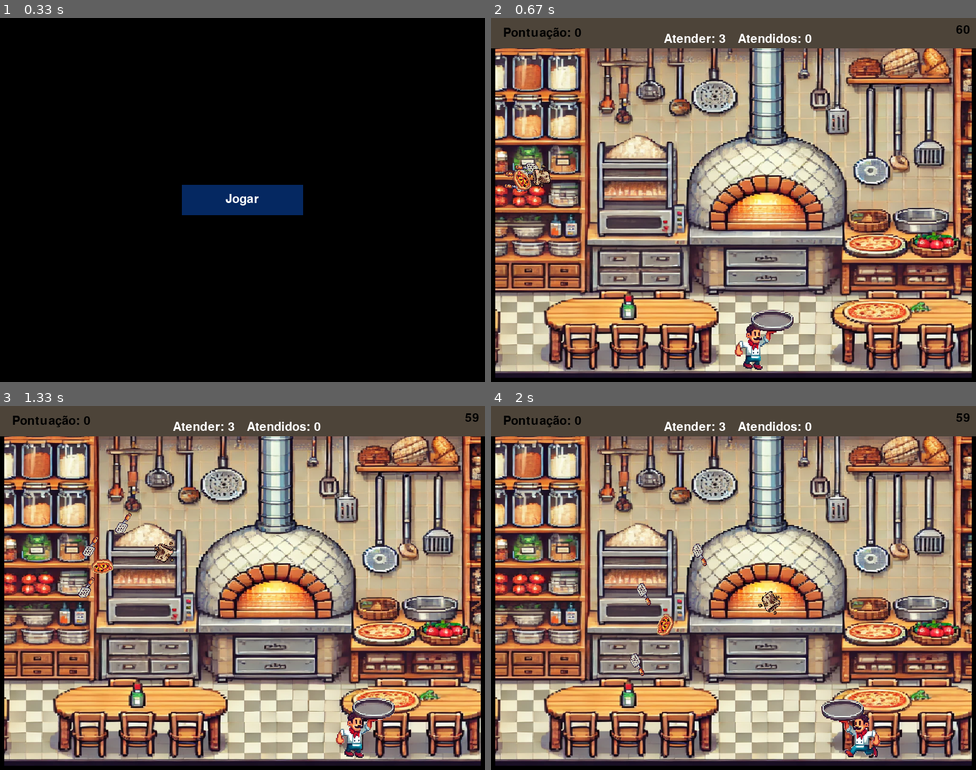
Above: before the commit, frames 1-4 (two rows, left to right).
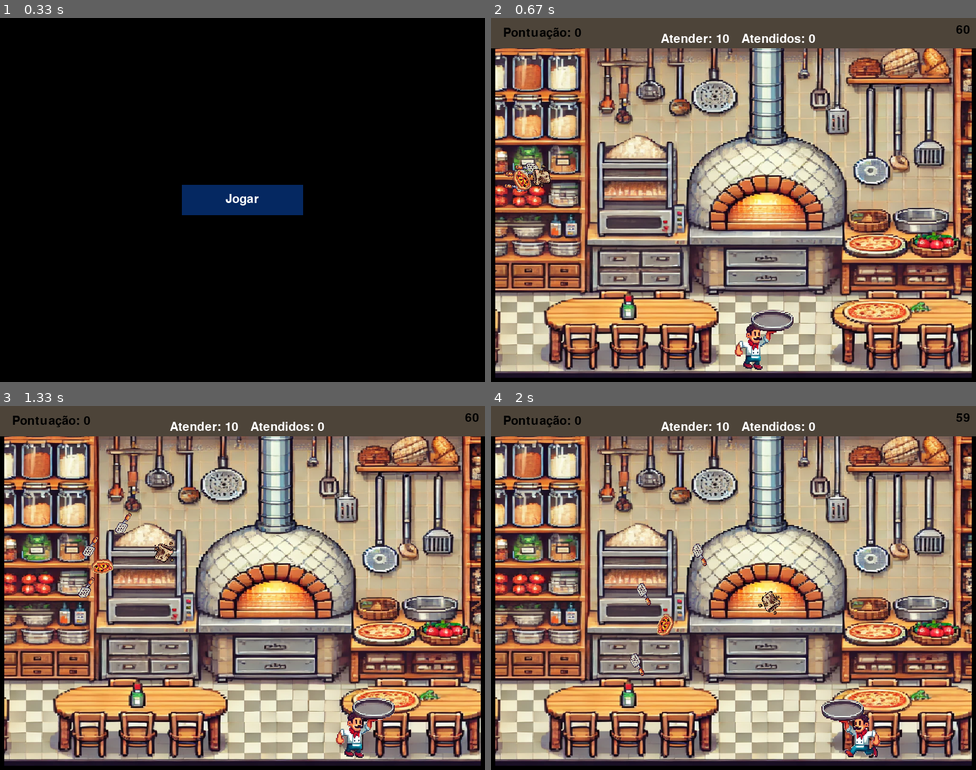
Above: after the commit, the same moments.

Repository: WesleyGCO/Pizza-Panic
Game: pygame game, started from src/main.py
Same seed, same stepped clock (60 frames per second), same inputs: the game is played once before the commit and once after it.
Inputs (mouse positions are in pixels of both pictures, inside the frame that each line leads up to):
- Up to frame 1 (0.33 s): no input
- Up to frame 2 (0.67 s): click "Jogar" at 0.38 s
- Up to frame 3 (1.33 s): hold Right 0.67-1.13 s; move the mouse to (223, 602) at 0.7 s; hold Right from 1.17 s (still down)
- Up to frame 4 (2 s): release Right at 1.63 s; hold Left from 1.67 s (still down)

Frame 1 is identical in both runs. In frame 2, 0.4% of the frame differs, in the area x 35-67%, y 4-7%; in frame 3, 0.4%, in the area x 35-99%, y 2-7%; in frame 4, 0.4%.

Commit message:
Ajustado serviço de contagem regressiva

Diff:
--- a/src/adapters/primary/pygame_input_adapter.py
+++ b/src/adapters/primary/pygame_input_adapter.py
@@ -22,3 +22,6 @@
         return True
     else:
         return False
+
+def mouse_posicao():
+    return pygame.mouse.get_pos()
--- a/src/adapters/primary/ui/fase_ui.py
+++ b/src/adapters/primary/ui/fase_ui.py
@@ -23,9 +23,6 @@
 
         menu_borda_ui(self.tela_altura, self.tela_largura)
 
-
-
-
         personagem_servico.desenhar_personagem(fase_model.personagem, sprite)
 
         tempo_servico.atualizar_contador(fase_model.personagem, self.posicao_x_texto, self.posicao_y_texto)
--- a/src/adapters/primary/ui/menu_fase_ui.py
+++ b/src/adapters/primary/ui/menu_fase_ui.py
@@ -30,7 +30,7 @@
         self.botao_voltar_menu = pygame_output_adapter.criar_retangulo(botao_posicao_x, botao_posicao_y + 2 * (botao_altura + espaco_entre_botoes), botao_largura, botao_altura)
 
         # Cores dos botões
-        self.cor_botao_hover = (5, 40, 97)
+        self.cor_botao_hover = (15, 99, 245)
         self.cor_botao_normal = (5, 40, 97)
 
     def renderizar_menu_fase(self):
@@ -49,8 +49,17 @@
             botao (pygame.Rect): Retângulo representando o botão.
             texto (str): Texto a ser exibido no botão.
         """
+
+        mouse_pos = pygame_input_adapter.mouse_posicao()
+
+        # Verificar se o mouse está sobre o botão
+        if botao.collidepoint(mouse_pos):
+            cor_atual = self.cor_botao_hover
+        else:
+            cor_atual = self.cor_botao_normal
+
         # Desenhar o botão
-        pygame_output_adapter.desenhar_botao_retangulo(self.cor_botao_normal, botao)
+        pygame_output_adapter.desenhar_botao_retangulo(cor_atual, botao)
 
         # Centralizar o texto no botão
         texto_renderizado = pygame_output_adapter.renderizar_texto(texto)
--- a/src/adapters/primary/ui/menu_inicial_ui.py
+++ b/src/adapters/primary/ui/menu_inicial_ui.py
@@ -9,13 +9,24 @@
         botao_posicao_x = (tela_largura - botao_largura) // 2
         botao_posicao_y = (tela_altura - botao_altura) // 2
         self.botao_jogar = pygame_output_adapter.criar_retangulo(botao_posicao_x, botao_posicao_y, botao_largura, botao_altura)
-        self.cor_botao_hover = (5, 40, 97)
+        self.cor_botao_hover = (15, 99, 245)
         self.cor_botao_normal = (5, 40, 97)
 
     def renderizar_menu_inicial(self):
         pygame_output_adapter.tocar_som("menu_inicial")
-        pygame_output_adapter.desenhar_botao_retangulo(self.cor_botao_normal, self.botao_jogar)
+
+        mouse_pos = pygame_input_adapter.mouse_posicao()
+
+        # Verificar se o mouse está sobre o botão
+        if self.botao_jogar.collidepoint(mouse_pos):
+            cor_atual = self.cor_botao_hover
+        else:
+            cor_atual = self.cor_botao_normal
+
+        pygame_output_adapter.desenhar_botao_retangulo(cor_atual, self.botao_jogar)
+
         texto_botao = pygame_output_adapter.renderizar_texto("Jogar")
+
         largura_texto, altura_texto = texto_botao.get_size()
         posicao_x_texto = self.botao_jogar.x + (self.botao_jogar.width - largura_texto) // 2
         posicao_y_texto = self.botao_jogar.y + (self.botao_jogar.height - altura_texto) // 2
--- a/src/adapters/primary/use_cases/gerenciar_fase.py
+++ b/src/adapters/primary/use_cases/gerenciar_fase.py
@@ -24,9 +24,10 @@
         Fase: Instância da classe Fase.
     """
     tempo_inicial = 60  # Tempo padrão inicial para todas as fases
-    pedido = 3 + (numero_fase - 1) * 5  # Quantidade de pedidos necessária para completar a fase
+    pedido = 10 + (numero_fase - 1) * 5  # Quantidade de pedidos necessária para completar a fase
+    tempo_fase_comeca = pygame_output_adapter.devolve_tempo()
 
-    return Fase(numero_fase, personagem, itens_ruins, tempo_inicial, pedido)
+    return Fase(numero_fase, personagem, itens_ruins, tempo_inicial, pedido, tempo_fase_comeca)
 
 def iniciar_fase(menu_fase, jogo_model, jogo_ui, fase_ui, item_servico, personagem_servico, tempo_servico, largura_tela, altura_tela):
     """
--- a/src/application/models/Fase.py
+++ b/src/application/models/Fase.py
@@ -1,5 +1,5 @@
 class Fase:
-    def __init__(self, numero, personagem, itens_ruins, tempo_inicial, pedido):
+    def __init__(self, numero, personagem, itens_ruins, tempo_inicial, pedido, tempo_fase_comeca):
         self.numero = numero
         self.concluida = False
         self.perdida = False
@@ -8,6 +8,7 @@
         self.tempo_inicial = tempo_inicial
         self.pedido_coletado = 0
         self.pedido = pedido
+        self.tempo_fase_comeca = tempo_fase_comeca
 
     def concluir(self):
         self.concluida = True
--- a/src/application/models/Personagem.py
+++ b/src/application/models/Personagem.py
@@ -1,7 +1,4 @@
-import pygame # type: ignore
-
 from application.models.Objeto import Objeto
-from adapters.primary import pygame_output_adapter
 
 class Personagem(Objeto):
 
--- a/src/core/services/tempo_servico.py
+++ b/src/core/services/tempo_servico.py
@@ -4,33 +4,24 @@
 from adapters.primary.use_cases import gerenciar_fase
 
 class TempoService(TempoInterface):
+    def atualizar_contador(self, personagem, posicao_x_texto, posicao_y_texto):
+        # Desenha a quantidade de itens coletados na tela
 
-    def __init__(self):
-        self.tempo_restante = 1
-
-    def atualizar_contador(self, personagem, posicao_x_texto, posicao_y_texto):
-        # Obtém a quantidade de itens coletados
-        quantidade_itens_coletados = personagem.pontuacao_personagem
-
-        # Desenha a quantidade de itens coletados na tela
-        texto_itens_coletados = f"Pontuação: {quantidade_itens_coletados}"
+        if (personagem.pontuacao_personagem <= 0):
+            texto_itens_coletados = f"Pontuação: {personagem.pontuacao_personagem}"
+        else:
+            texto_itens_coletados = f"Pontuação: {personagem.pontuacao_personagem}"
 
         superficie_texto = pygame_output_adapter.renderizar_texto(texto_itens_coletados, (0, 0, 0))
         pygame_output_adapter.desenhar_superficie(superficie_texto, (posicao_x_texto, posicao_y_texto))
 
     def contagem_regressiva(self, fase_model, tela_altura):
         # Cria o tempo atual
-        tempo_atual = pygame_output_adapter.devolve_tempo() // 1000
+        tempo_atual = pygame_output_adapter.devolve_tempo()
+        tempo_decorrido = (tempo_atual - fase_model.tempo_fase_comeca) // 1000
 
-        if (tempo_atual <= fase_model.tempo_inicial):
-            self.tempo_restante = max(0, fase_model.tempo_inicial - tempo_atual)
-            tempo_formatado = "{:.0f}".format(self.tempo_restante)
-
-        if (tempo_atual > fase_model.tempo_inicial):
-            # Calcular o tempo excedente
-            tempo_excedente = tempo_atual - fase_model.tempo_inicial
-            self.tempo_restante = max(0, fase_model.tempo_inicial - tempo_excedente)  # Tempo restante não pode ser negativo
-            tempo_formatado = "{:.0f}".format(self.tempo_restante)  # Formata o tempo restante
+        self.tempo_restante = max(0, fase_model.tempo_inicial - tempo_decorrido)
+        tempo_formatado = "{:.0f}".format(self.tempo_restante)
 
         if (self.tempo_restante == 0):
             return gerenciar_fase.setar_fase_perdida(fase_model)
